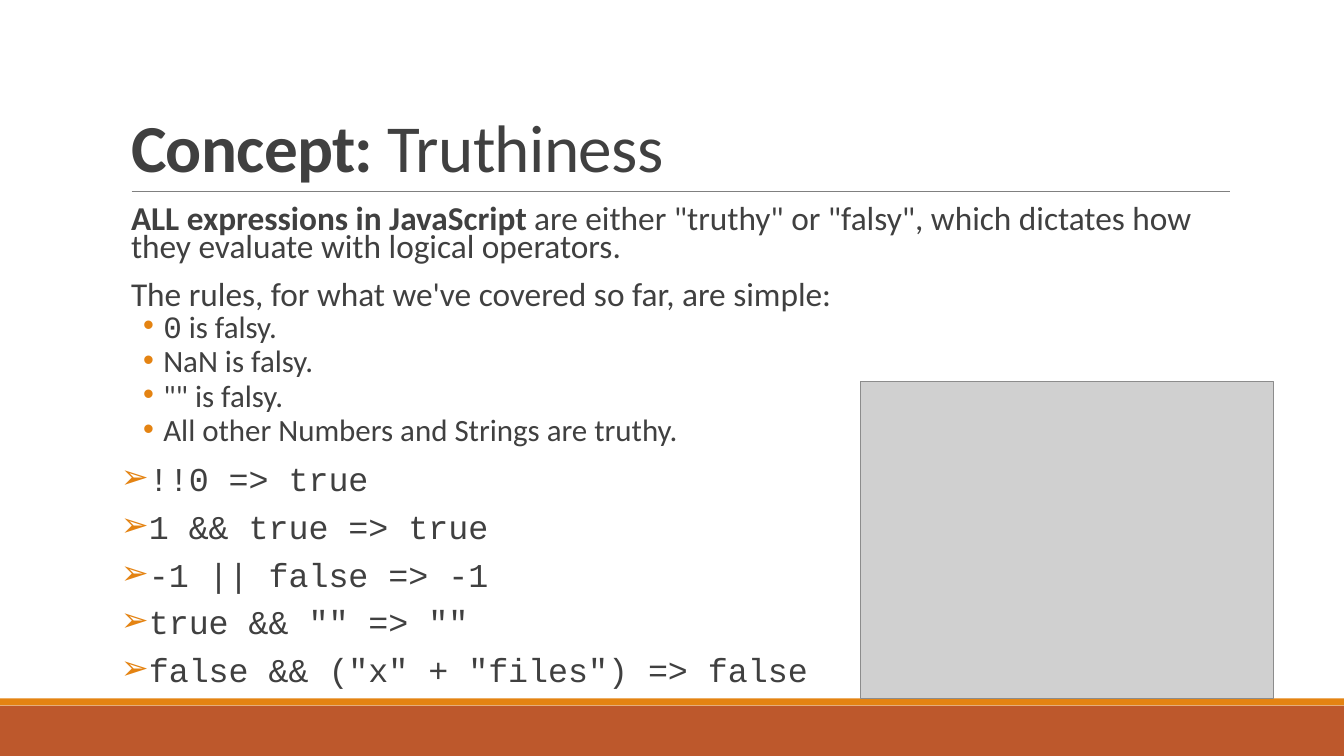
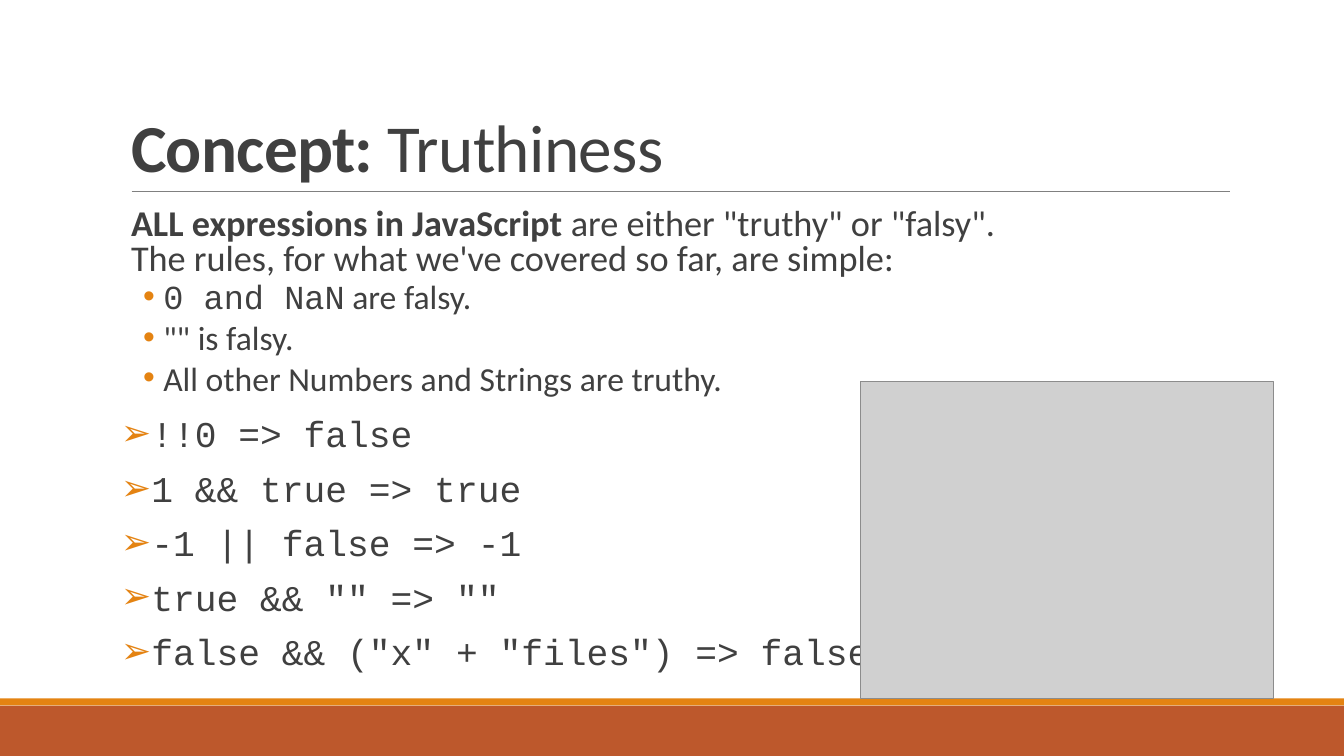
Before and after one commit to txcsmad/f15-web-beginner, a slide deck: slide 19 of Lesson0_Expressions/Lesson0_Expressions.pptx. Drawn at 1344x756 pixels with LibreOffice and Linux fonts; fonts in the diff are those of the drawing; grey boxes stand for pictures. Boxes give left, top, right and bottom in pixels: in the first picture for what was removed or moved away, otherwise in the second. Text is boxed around its words. In the diff, an @@ line names an element or a change of style, - is before the commit and + after.

```diff
--- a/Lesson0_Expressions/Lesson0_Expressions.pptx
+++ b/Lesson0_Expressions/Lesson0_Expressions.pptx
@@ text at (131, 210, 995, 315): text changed; size 23.8 to 25.9 pt @@
-  ALL expressions in JavaScript are either "truthy" or "falsy", which dictates how they evaluate with logical operators.
-  The rules, for what we've covered so far, are simple:
-  • 0 is falsy.
-  • NaN is falsy.
+  ALL expressions in JavaScript are either "truthy" or "falsy".
+  The rules, for what we've covered so far, are simple:
+  • 0 and NaN are falsy.
@@ text at (151, 326, 870, 675): size 22.1 to 24.1 pt in """ is falsy.", "All other Numbers and Strings are truthy."; size 23.8 to 25.9 pt in "1 && true => true", "-1 || false => -1", "true && "" => """, "false && ("x" + "files") => false"; line spacing 0.7 to 0.8 @@
@@ text at (151, 422, 413, 448): text changed; size 23.8 to 25.9 pt @@
-➢ !!0 => true
+➢ !!0 => false
```
Also in this commit, not shown: 5 other slides changed.
